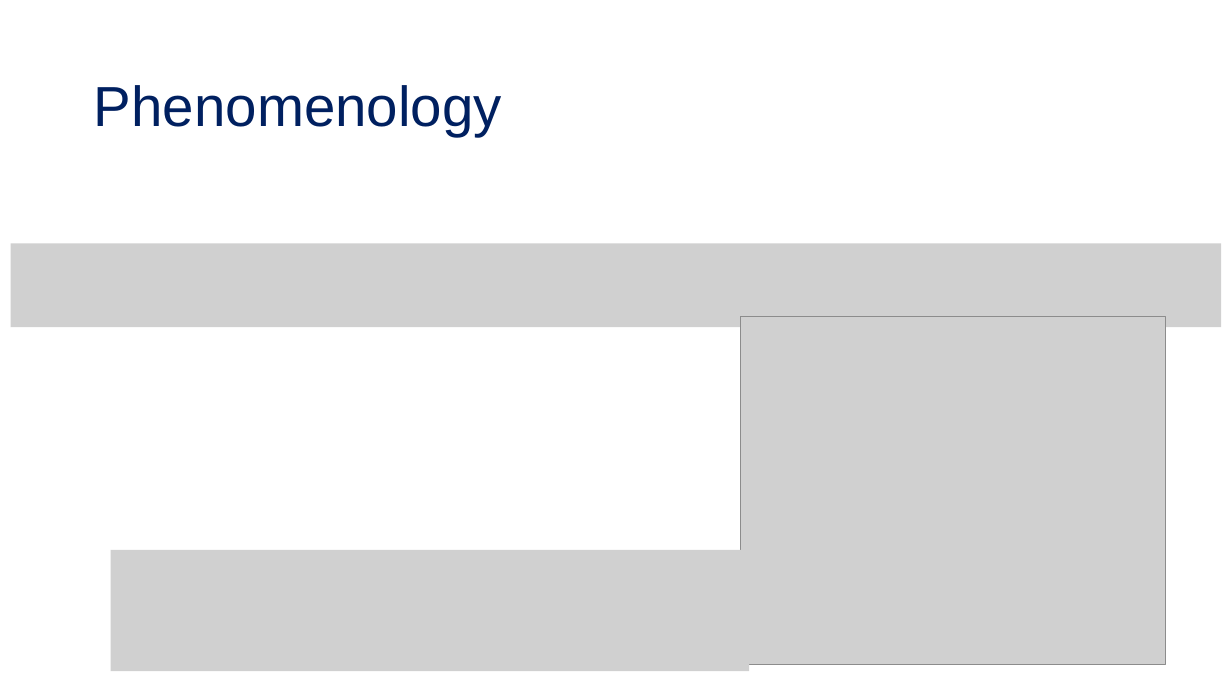
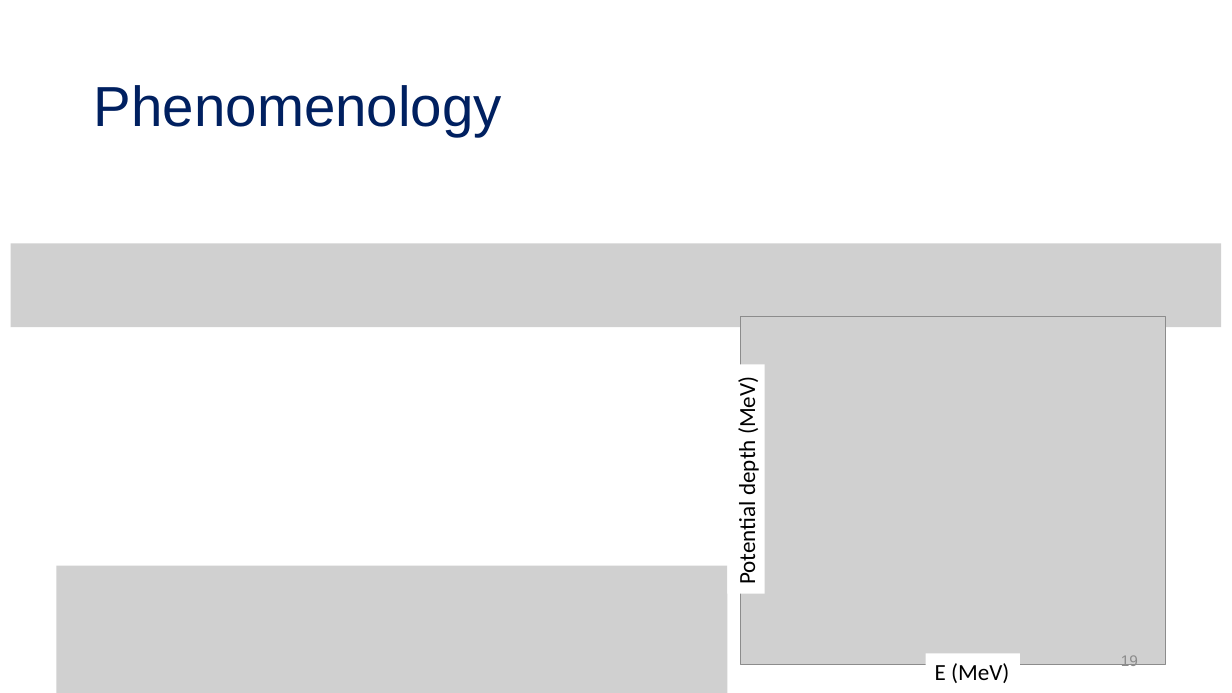
Before and after one commit to tropiano4/tropiano-srg, a slide deck: slide 19 of Presentations/Candidacy_2019/candidacy_presentation.pptx. Drawn at 1232x693 pixels with LibreOffice and Linux fonts; fonts in the diff are those of the drawing; grey boxes stand for pictures. Boxes give left, top, right and bottom in pixels: in the first picture for what was removed or moved away, otherwise in the second. Text is boxed around its words. In the diff, an @@ line names an element or a change of style, - is before the commit and + after.

```diff
--- a/Presentations/Candidacy_2019/candidacy_presentation.pptx
+++ b/Presentations/Candidacy_2019/candidacy_presentation.pptx
@@ rectangle added at (727, 364, 764, 593), fill #FFFFFF, 18 pt, text #000000 @@
+Potential depth (MeV)
@@ picture: place and size @@
-picture at (111, 550, 750, 671)
+picture at (56, 566, 727, 693)
@@ rectangle added at (926, 653, 1020, 690), fill #FFFFFF, 18 pt, text #000000 @@
+E (MeV)
@@ page number added at (1121, 655, 1138, 670), 12 pt, text #8C8C8C @@
+19
```
Also in this commit, not shown: 44 other slides changed, 1 slide added, 1 slide removed, 1 other file.
